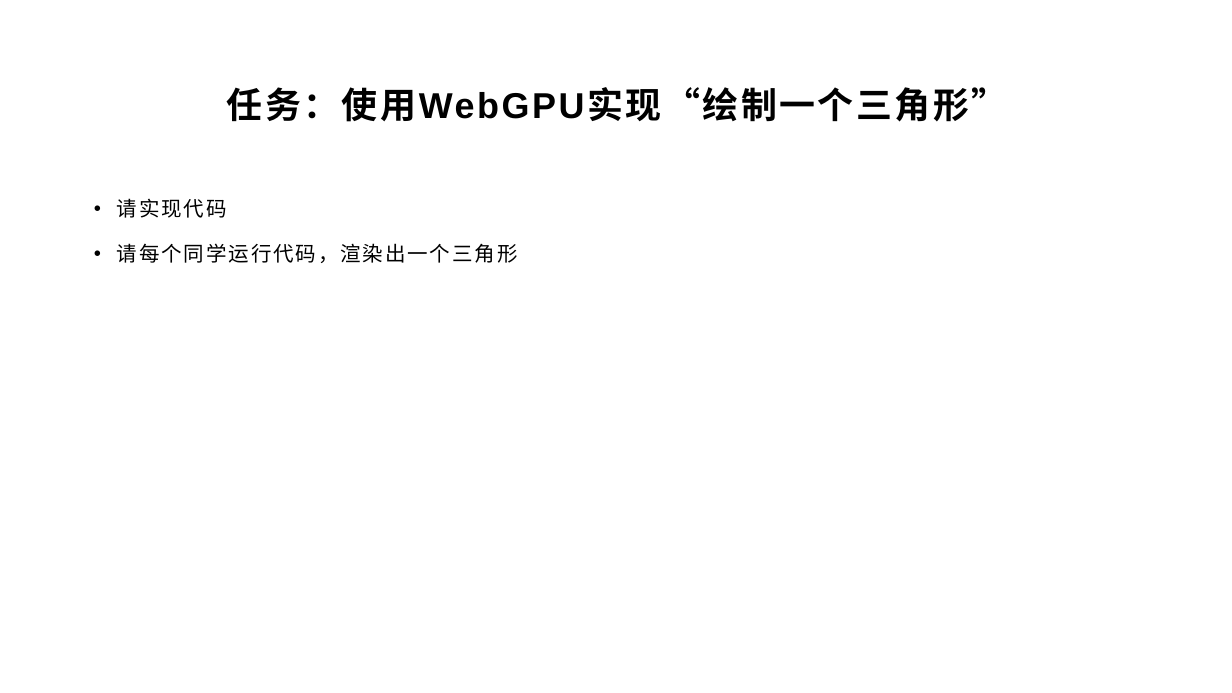
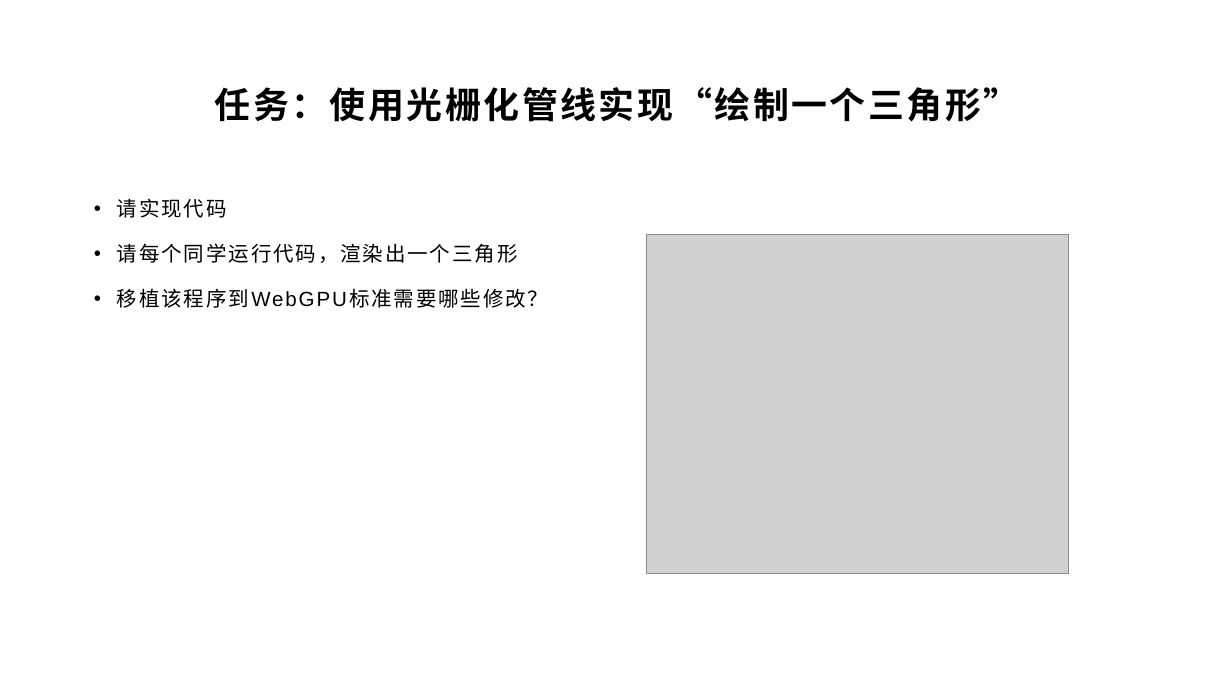
Before and after one commit to yyc-git/PotorealisticRenderEdu-3, a slide deck: slide 29 of lessons/2_triangle/ppt/第二节课.pptx (slide 25 before the commit). Drawn at 1232x693 pixels with LibreOffice and Linux fonts; fonts in the diff are those of the drawing; grey boxes stand for pictures; background and template pictures are left out. Boxes give left, top, right and bottom in pixels: in the first picture for what was removed or moved away, otherwise in the second. Text is boxed around its words. In the diff, an @@ line names an element or a change of style, - is before the commit and + after.

```diff
--- a/lessons/2_triangle/ppt/第二节课.pptx
+++ b/lessons/2_triangle/ppt/第二节课.pptx
@@ title at bbox=[215, 87, 1020, 122]: text changed @@
-任务：使用WebGPU实现“绘制一个三角形”
+任务：使用光栅化管线实现“绘制一个三角形”
@@ picture added at bbox=[647, 235, 1068, 574] @@
@@ text at bbox=[117, 288, 249, 308]: paragraph added @@
+• 移植该程序到WebGPU标准需要哪些修改？
```
Also in this commit, not shown: 6 other slides changed, 4 slides added, 1 slide removed, 4 other files.
